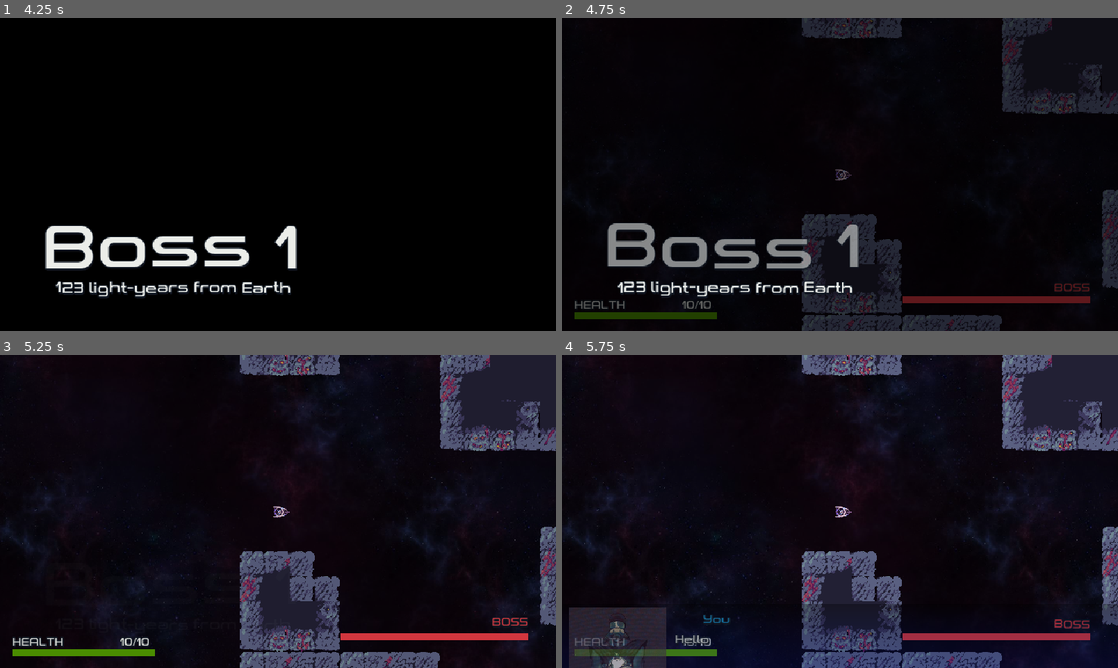
Above: before the commit, frames 1-4 (two rows, left to right).
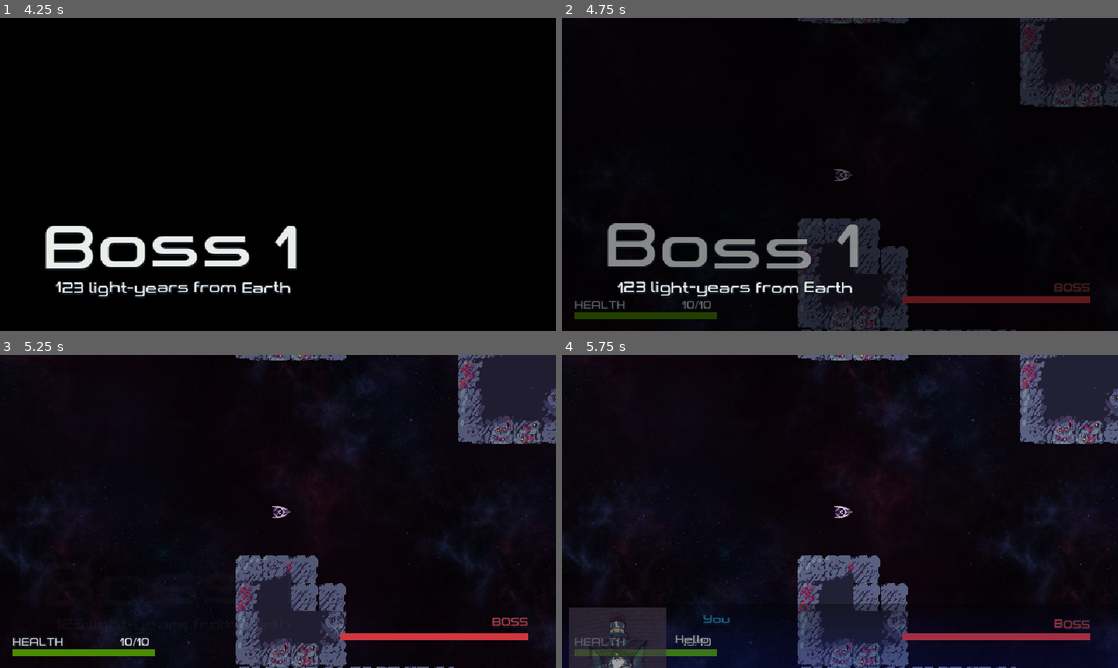
Above: after the commit, the same moments.

Repository: Yoshiip/boss-rush-jam-2024
Game: Godot game, scene res://levels/menu/menu.tscn
Two runs of this game, one before a commit and one after it. Both use one fixed random seed, a clock stepped at 60 frames per second and the inputs below. The engine's default icon, where the game draws it, is replaced by a stand-in: a white triangle on a blue panel in a dark square.
Inputs (mouse positions are in pixels of both pictures, inside the frame that each line leads up to):
- Up to frame 1 (4.25 s): tap Enter at 0.5 s; move the mouse to (400, 158) at 0.52 s; press the mouse at (400, 158) at 0.53 s; hold D (move_right) 0.53-1.25 s; release the mouse at (400, 158) at 1.25 s; click "Play" at 1.25 s; move the mouse to (166, 190) at 2.02 s; hold S (move_down) 2.03-2.78 s; tap M (switch_movement) at 2.1 s; move the mouse to (333, 105) at 2.77 s; hold D (move_right) 2.78-3.53 s; tap Space (weapon_toggle) at 2.85 s; move the mouse to (250, 237) at 3.52 s; hold W (move_up) from 3.53 s (still down); click (250, 237) at 3.6 s
- Up to frame 2 (4.75 s): move the mouse to (1006, 221) at 4.27 s; release W (move_up) at 4.28 s; hold A (move_left) from 4.28 s (still down); tap M (switch_movement) at 4.35 s
- Up to frame 3 (5.25 s): keep holding A (move_left); move the mouse to (111, 464) at 5.02 s; tap Space (weapon_toggle) at 5.1 s
- Up to frame 4 (5.75 s): keep holding A (move_left)

Frame 1 is identical in both runs. In frame 2, 6.7% of the frame differs, in the area x 1-100%, y 0-100%; in frame 3, 11%; in frame 4, 11%, in the area x 0-100%, y 0-100%.

Commit message:
Small graphical update, and connected default eyes to core

Diff:
--- a/assets/bullets/bullet/bullet.gd
+++ b/assets/bullets/bullet/bullet.gd
@@ -86,7 +86,11 @@
 		velocity = velocity.bounce(collision_normal)
 		ray_cast.set_target_position(velocity.normalized()*30)
 		if!from_enemy:
-				ray_cast_homing.set_target_position(velocity.normalized()*300)
+			ray_cast_homing.set_target_position(velocity.normalized()*300)
+			if infection_bullet:
+				modulate =Color.DARK_CYAN
+				other_bullet.from_enemy= false
+				other_bullet.modulate = Color.DARK_CYAN
 		speed *= 0.8
 		other_bullet.speed*=2
 		other_bullet.velocity = other_bullet.velocity.bounce(-collision_normal)
@@ -95,7 +99,7 @@
 			other_bullet.speed*=1.1
 			other_bullet.scale = Vector2(scale.x*1.2,scale.y*1.2)
 
-		if infection_bullet && bounce_number<2:
+		if infection_bullet:
 			modulate =Color.DARK_CYAN
 			other_bullet.from_enemy= false
 			other_bullet.modulate = Color.DARK_CYAN
--- a/assets/bullets/bullet/bullet.tscn
+++ b/assets/bullets/bullet/bullet.tscn
@@ -7,6 +7,7 @@
 radius = 8.0
 
 [node name="Bullet" type="Area2D" groups=["Bullet"]]
+z_index = 3
 script = ExtResource("1_hfwx6")
 
 [node name="Sprite" type="Sprite2D" parent="."]
--- a/assets/game_manager.gd
+++ b/assets/game_manager.gd
@@ -10,9 +10,9 @@
 	"money": 0,
 	"level": 0,
 	"fire_rate_level": 0,
-	"bounce_level": 0,
+	"bounce_level": 1,
 	"bullet_speed_level": 0,
-	"infection_level": 0,
+	"infection_level": 1,
 }
 
 func clear_save_data() -> void:
@@ -20,9 +20,9 @@
 		"money": 0,
 		"level": 0,
 		"fire_rate_level": 0,
-		"bounce_level": 0,
+		"bounce_level": 1,
 		"bullet_speed_level": 0,
-		"infection_level": 0,
+		"infection_level": 1,
 	}
 
 func _ready() -> void:
--- a/assets/spaceship/spaceship.gd
+++ b/assets/spaceship/spaceship.gd
@@ -83,7 +83,7 @@
 
 	if axis_shoot && axis_shoot.length() > 0:
 		bullet.rotation = axis_shoot.angle()
-		bullet.velocity = axis_shoot.angle()
+		bullet.velocity = Vector2.RIGHT.rotated(rotation)
 	else:
 		var mouse_position := get_global_mouse_position()
 		var direction := (mouse_position - global_position).normalized()
--- a/entities/Damaging Parts/spike_ball.tscn
+++ b/entities/Damaging Parts/spike_ball.tscn
@@ -1,12 +1,12 @@
 [gd_scene load_steps=4 format=3 uid="uid://brl7hqa4uojyj"]
 
 [ext_resource type="Script" path="res://entities/Damaging Parts/spike_ball.gd" id="1_2bmvx"]
-[ext_resource type="Texture2D" uid="uid://ctkgcc4v0n21b" path="res://entities/Damaging Parts/place holder spike obstacle.png" id="2_6ppow"]
+[ext_resource type="Texture2D" uid="uid://hp6sf4clhlbp" path="res://entities/Damaging Parts/New spike ball.png" id="2_m3bjf"]
 
 [sub_resource type="CircleShape2D" id="CircleShape2D_i6d1g"]
 radius = 20.0
 
-[node name="SpikeBall" type="Area2D"]
+[node name="SpikeBall" type="Area2D" groups=["enemy"]]
 position = Vector2(94, -66)
 script = ExtResource("1_2bmvx")
 
@@ -15,6 +15,6 @@
 shape = SubResource("CircleShape2D_i6d1g")
 
 [node name="Sprite2D" type="Sprite2D" parent="CollisionShape2D"]
-texture = ExtResource("2_6ppow")
+texture = ExtResource("2_m3bjf")
 
 [connection signal="body_entered" from="." to="." method="_on_body_entered"]
--- a/entities/eyes/default/default_eye.gd
+++ b/entities/eyes/default/default_eye.gd
@@ -12,10 +12,13 @@
 @export var bullet_speed = 2
 @export var phase_activation : Array = [true,true,true,true,true,true]
 @onready var camera: BetterCamera = get_tree().current_scene.get_node("Camera")
+const INACTIVE_TEXTURE = preload("res://entities/eyes/default/eye defeat.png")
+const ACTIVE_TEXTURE = preload("res://entities/eyes/default/place holder shooting part vuln2.png")
 
 var spaceship: Spaceship
 
 func _ready() -> void:
+
 	$Sprite.material = $Sprite.material.duplicate()
 	spaceship = get_tree().get_first_node_in_group("Spaceship")
 	if !phase_activation[0]:
@@ -59,6 +62,7 @@
 	bullet.rotation += rotation_offset
 	bullet.velocity = Vector2.RIGHT.rotated(rotation)
 	bullet.speed = bullet_speed
+
 	if bullet.speed > 3:
 		bullet.modulate = Color.ORANGE_RED
 	else:
@@ -72,7 +76,7 @@
 		camera.add_trauma(2)
 
 		if health <= 0:
-			$Sprite.visible = false
+			$Sprite.texture =INACTIVE_TEXTURE
 		else:
 			$Sprite.material.set_shader_parameter("whitening", 1.0)
 			var tween := get_tree().create_tween()
@@ -83,6 +87,7 @@
 func _on_core_new_phase(phase_num: int, new_health: int, fire_rate : float, chance :float,  acc : float, speed : float):
 	if phase_activation[phase_num]:
 		$Sprite.visible = true
+		$Sprite.texture =ACTIVE_TEXTURE
 		if health<0:
 			health = 0
 		health+= new_health
--- a/entities/eyes/default/default_eye.tscn
+++ b/entities/eyes/default/default_eye.tscn
@@ -20,10 +20,12 @@
 
 [node name="Sprite" type="Sprite2D" parent="."]
 material = SubResource("ShaderMaterial_64cpk")
+position = Vector2(6, 2)
 texture = ExtResource("3_k64pc")
 offset = Vector2(4, 0)
 
 [node name="CollisionShape" type="CollisionShape2D" parent="." groups=["enemy"]]
+position = Vector2(6, 2)
 shape = SubResource("CircleShape2D_ufsgx")
 
 [connection signal="area_entered" from="." to="." method="_on_area_entered"]
--- a/levels/environments/boss_1_env.tscn
+++ b/levels/environments/boss_1_env.tscn
@@ -1,12 +1,14 @@
-[gd_scene load_steps=6 format=4 uid="uid://bghxpvu310g7t"]
+[gd_scene load_steps=7 format=4 uid="uid://bghxpvu310g7t"]
 
+[ext_resource type="Script" path="res://levels/environments/boss_env_root.gd" id="1_50c0e"]
 [ext_resource type="PackedScene" uid="uid://bp0htss78w8tm" path="res://entities/core/core.tscn" id="2_gq8jr"]
-[ext_resource type="Resource" path="res://3rd_boss_info.tres" id="3_3ipbr"]
+[ext_resource type="Resource" uid="uid://c0rjtd05150ou" path="res://3rd_boss_info.tres" id="3_3ipbr"]
 [ext_resource type="TileSet" uid="uid://cxnslw8n81qkk" path="res://assets/tiles/Basic_tile_set.tres" id="4_pp6ke"]
 [ext_resource type="PackedScene" uid="uid://brl7hqa4uojyj" path="res://entities/Damaging Parts/spike_ball.tscn" id="5_uhiy2"]
 [ext_resource type="PackedScene" uid="uid://cfbwxs86sb8p1" path="res://entities/eyes/default/default_eye.tscn" id="6_5exqq"]
 
 [node name="Boss1Env" type="Node2D"]
+script = ExtResource("1_50c0e")
 
 [node name="Core" parent="." instance=ExtResource("2_gq8jr")]
 z_index = 5
@@ -26,7 +28,8 @@
 tile_set = ExtResource("4_pp6ke")
 
 [node name="SpikeBall2" parent="Planet" instance=ExtResource("5_uhiy2")]
-position = Vector2(7, -806)
+position = Vector2(15, -761)
+scale = Vector2(2, 2)
 
 [node name="SpikeBall3" parent="Planet" instance=ExtResource("5_uhiy2")]
 position = Vector2(51, 514)
@@ -38,6 +41,7 @@
 position = Vector2(-497, 550)
 
 [node name="SpikeBall6" parent="Planet" instance=ExtResource("5_uhiy2")]
+visible = false
 position = Vector2(410, -725)
 
 [node name="SpikeBall7" parent="Planet" instance=ExtResource("5_uhiy2")]
@@ -75,4 +79,12 @@
 position = Vector2(-567, 99)
 phase_activation = [false, false, true, true, true, true]
 
+[connection signal="new_phase" from="Core" to="Planet/DefaultEye" method="_on_core_new_phase"]
+[connection signal="new_phase" from="Core" to="Planet/DefaultEye2" method="_on_core_new_phase"]
+[connection signal="new_phase" from="Core" to="Planet/DefaultEye3" method="_on_core_new_phase"]
+[connection signal="new_phase" from="Core" to="Planet/DefaultEye4" method="_on_core_new_phase"]
+[connection signal="new_phase" from="Core" to="Planet/DefaultEye5" method="_on_core_new_phase"]
+[connection signal="new_phase" from="Core" to="Planet/DefaultEye6" method="_on_core_new_phase"]
+[connection signal="new_phase" from="Core" to="Planet/DefaultEye7" method="_on_core_new_phase"]
+
 [editable path="Core"]
--- /dev/null
+++ b/levels/environments/boss_env_root.gd
@@ -0,0 +1,16 @@
+extends Node2D
+
+
+# Called when the node enters the scene tree for the first time.
+func _ready():
+	var core = $Core
+	var planet = $Planet
+
+
+	for default_eye in planet.get_children():
+		if default_eye.has_method("on_core_new_phase"):  # Ensure the weapon has the target method
+			pass
+
+# Called every frame. 'delta' is the elapsed time since the previous frame.
+func _process(delta):
+	pass
--- a/levels/fight/fight.tscn
+++ b/levels/fight/fight.tscn
@@ -169,7 +169,7 @@
 rotation = -6.28319
 
 [node name="Camera" type="Camera2D" parent="."]
-zoom = Vector2(0.45, 0.45)
+zoom = Vector2(0.5, 0.5)
 position_smoothing_enabled = true
 script = ExtResource("5_g487y")
 metadata/_edit_lock_ = true
--- a/levels/fight/fight2.tscn
+++ b/levels/fight/fight2.tscn
@@ -15,7 +15,7 @@
 [ext_resource type="Script" path="res://levels/fight/game_over.gd" id="13_u787h"]
 [ext_resource type="Texture2D" uid="uid://cvj3g8utd2nb0" path="res://assets/utils/crosshair.png" id="14_id0nu"]
 [ext_resource type="Script" path="res://ui/crosshair.gd" id="15_vudfh"]
-[ext_resource type="AudioStream" uid="uid://bccy34l1lvpta" path="res://audios/musics/space_troubles.ogg" id="16_4fafb"]
+[ext_resource type="AudioStream" uid="uid://bccy34l1lvpta" path="res://audios/musics/space_troubles/space_troubles.ogg" id="16_4fafb"]
 [ext_resource type="Texture2D" uid="uid://cjm7otgcxyv2k" path="res://assets/backgrounds/background.jpg" id="17_tqdfi"]
 
 [sub_resource type="StyleBoxFlat" id="StyleBoxFlat_4pg6c"]
Binary file added: entities/Damaging Parts/New spike ball.png
Not shown, added: entities/Damaging Parts/New spike ball.png.import
Binary file added: entities/eyes/default/eye defeat.png
Not shown, added: entities/eyes/default/eye defeat.png.import
Not shown: 1 places in levels/environments/boss_2_env.tscn that only renumber resources
Not shown: 1 places in levels/fight/fight2.tscn that only renumber resources
